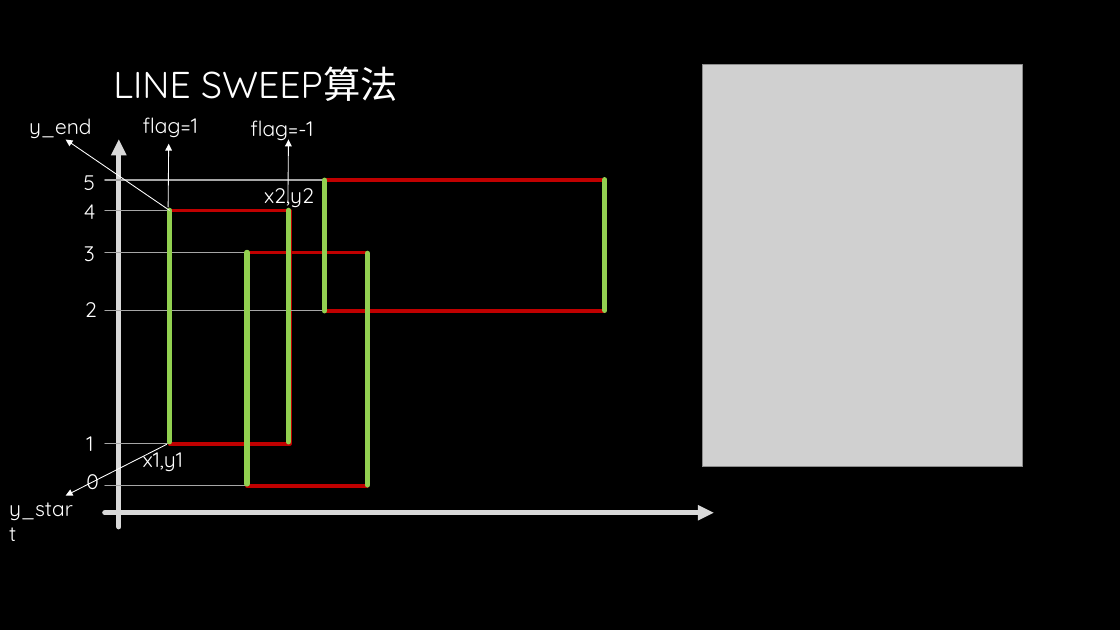
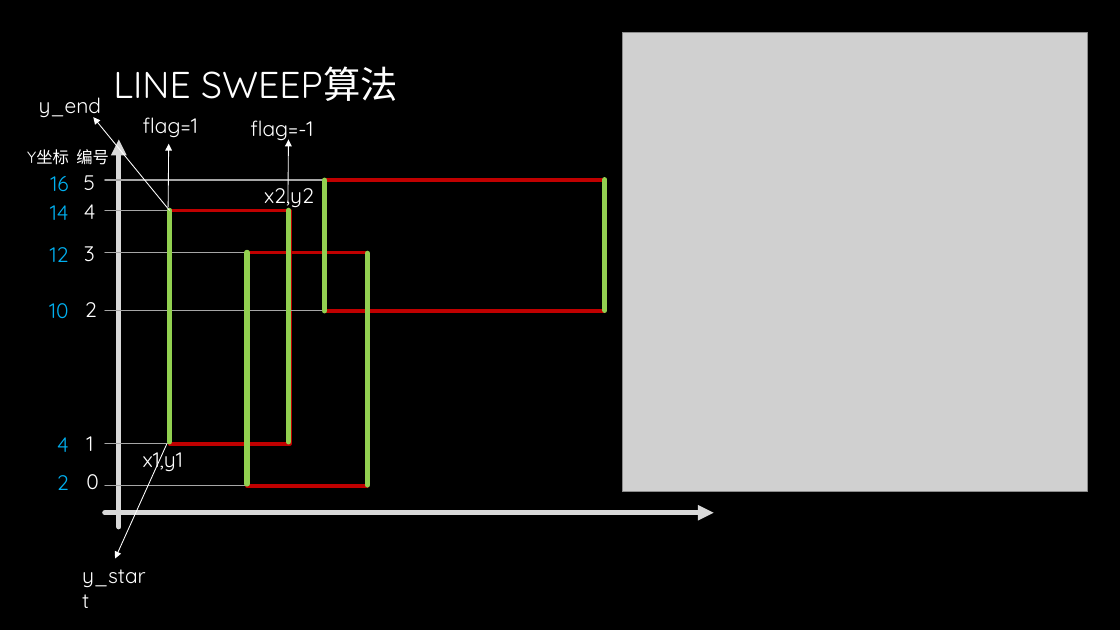
Before and after one commit to gzshawnliang/competitive-programming, a slide deck: slide 29 of doc/Other/RMQ问题.pptx. Drawn at 1120x630 pixels with LibreOffice and Linux fonts; fonts in the diff are those of the drawing; grey boxes stand for pictures; background and template pictures are left out. Boxes give left, top, right and bottom in pixels: in the first picture for what was removed or moved away, otherwise in the second. Text is boxed around its words. In the diff, an @@ line names an element or a change of style, - is before the commit and + after.

```diff
--- a/doc/Other/RMQ问题.pptx
+++ b/doc/Other/RMQ问题.pptx
@@ picture: place and size @@
-picture at <box>702,65,1023,467</box>
+picture at <box>623,32,1088,492</box>
@@ text "y_end": place and size @@
-text "y_end" at <box>29,118,91,140</box>
+text "y_end" at <box>39,97,101,119</box>
@@ arrow moved from (170, 210) - (66, 139) to (170, 210) - (93, 117) @@
@@ group added at <box>27,149,109,490</box>: 7 texts @@
+4
+16
+10
+12
+14
+2
+Y坐标 编号
@@ arrow moved from (166, 444) - (66, 496) to (166, 444) - (115, 559) @@
@@ text "y_start" rewrapped from <box>9,494,73,521</box> to <box>82,569,146,588</box> @@
```
Also in this commit, not shown: 5 other slides changed, 1 other file.
